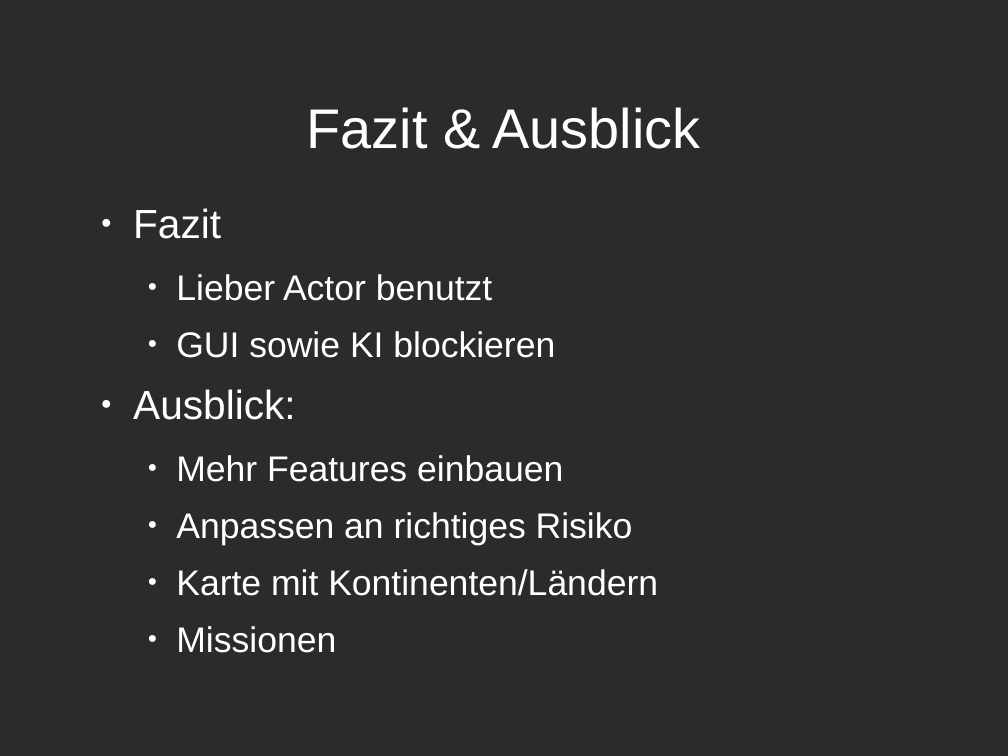
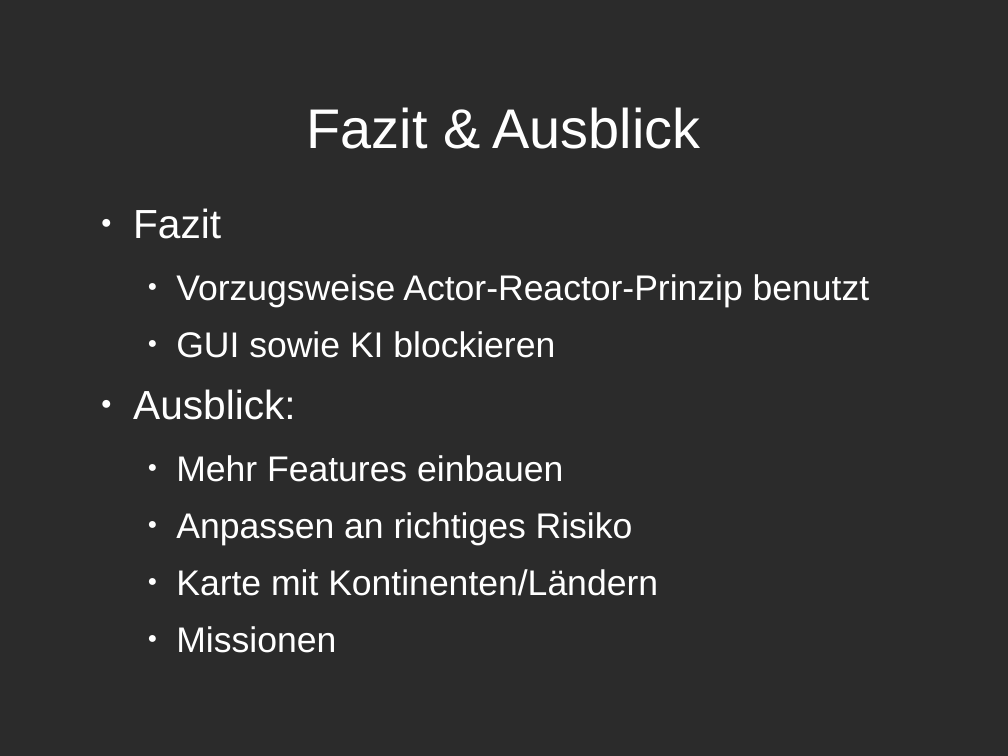
Before and after one commit to Jaykhum/dicewar, a slide deck: slide 20 of doc/Dicewars.odp. Drawn at 1008x756 pixels with LibreOffice and Linux fonts; fonts in the diff are those of the drawing; background and template pictures are left out; a plain dark background stands for a picture behind light text. Boxes give left, top, right and bottom in pixels: in the first picture for what was removed or moved away, otherwise in the second. Text is boxed around its words. In the diff, an @@ line names an element or a change of style, - is before the commit and + after.

```diff
--- a/doc/Dicewars.odp
+++ b/doc/Dicewars.odp
@@ text at [176,274,869,307]: text changed @@
-  ● Lieber Actor benutzt
+  ● Vorzugsweise Actor-Reactor-Prinzip benutzt
```
Also in this commit, not shown: 3 other slides changed, 2 other files.
